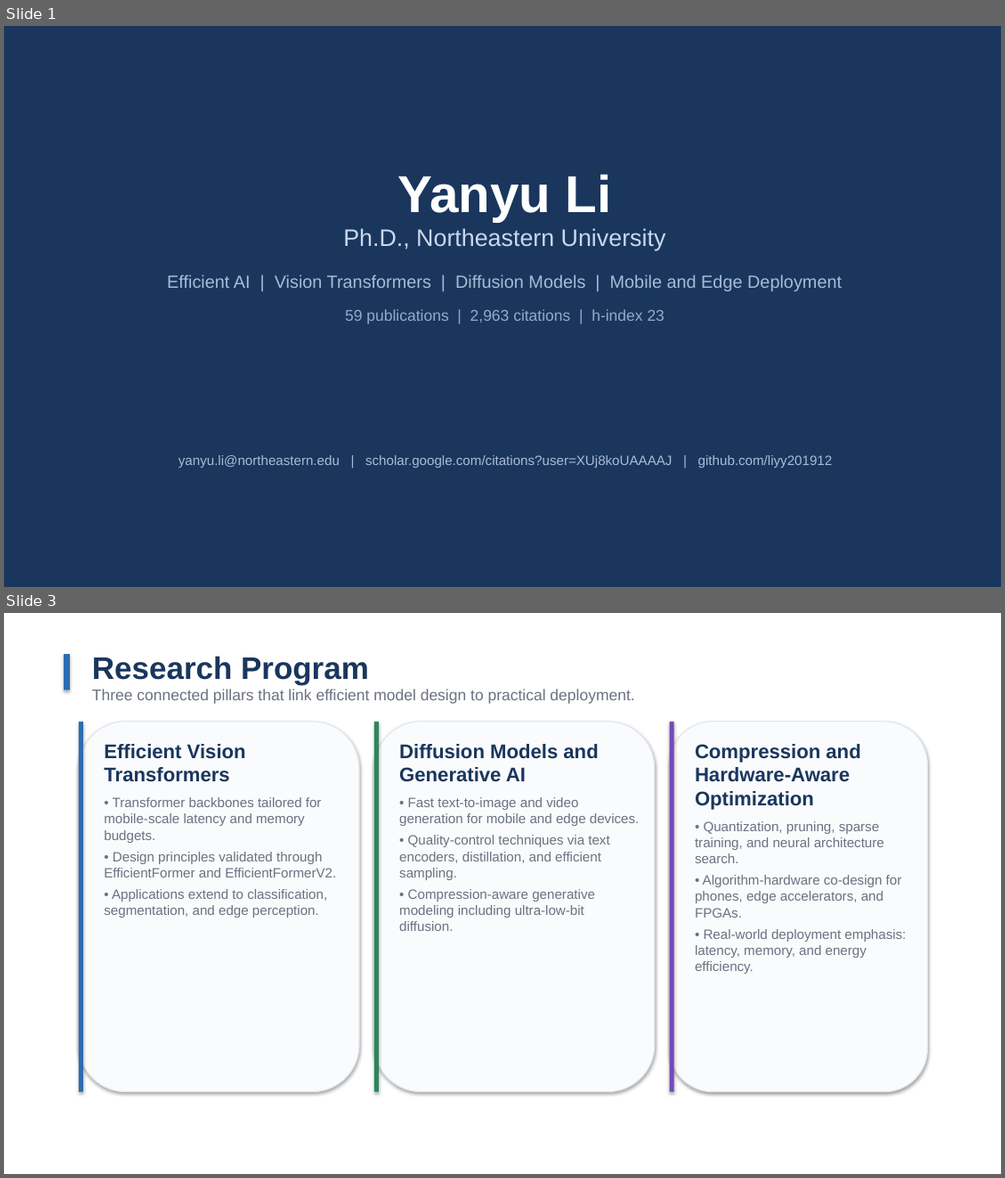
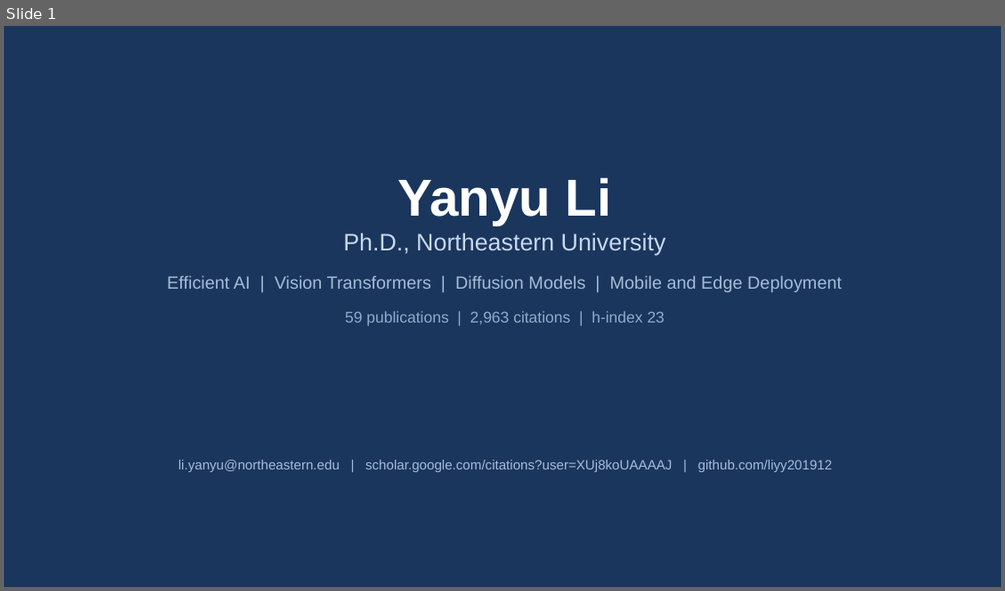
Before and after one commit to liyy201912/yy-webpage, a slide deck: presentation.pptx. Shown one above the other, each under a label of ours: slides 1 and 3 before the commit, slide 1 after it; the slides between them are not shown. The pictures are 1005x1178 and 1005x591 pixels, drawn with LibreOffice and Linux fonts; fonts in the diff are those of the drawing. Boxes give left, top, right and bottom in pixels: in the first picture for what was removed or moved away, otherwise in the second. Text is boxed around its words. In the diff, an @@ line names an element or a change of style, - is before the commit and + after.

```diff
--- a/presentation.pptx
+++ b/presentation.pptx
@@ slide 3 removed at [4,613,1001,1174], background #FFFFFF @@
@@ rectangle removed at [64,654,70,690] @@
@@ text removed at [92,656,634,704] @@
-Research Program
-Three connected pillars that link efficient model design to practical deployment.
@@ rounded rectangle removed at [79,722,359,1092] @@
@@ rectangle removed at [79,722,83,1092] @@
@@ text removed at [104,744,336,917] @@
-Efficient Vision Transformers
-• Transformer backbones tailored for mobile-scale latency and memory budgets.
-• Design principles validated through EfficientFormer and EfficientFormerV2.
-• Applications extend to classification, segmentation, and edge perception.
@@ rounded rectangle removed at [374,722,655,1092] @@
@@ rectangle removed at [374,722,379,1092] @@
@@ text removed at [399,744,639,931] @@
-Diffusion Models and Generative AI
-• Fast text-to-image and video generation for mobile and edge devices.
-• Quality-control techniques via text encoders, distillation, and efficient sampling.
-• Compression-aware generative modeling including ultra-low-bit diffusion.
@@ rounded rectangle removed at [670,722,928,1092] @@
@@ rectangle removed at [670,722,674,1092] @@
@@ text removed at [695,744,906,973] @@
-Compression and Hardware-Aware Optimization
-• Quantization, pruning, sparse training, and neural architecture search.
-• Algorithm-hardware co-design for phones, edge accelerators, and FPGAs.
-• Real-world deployment emphasis: latency, memory, and energy efficiency.
@@ slide 1 changed as well @@
@@ text at [343,232,666,255]: less space between paragraphs @@
@@ text at [178,459,833,472]: text changed @@
-yanyu.li@northeastern.edu | scholar.google.com/citations?user=XUj8koUAAAAJ | github.com/liyy201912
+li.yanyu@northeastern.edu | scholar.google.com/citations?user=XUj8koUAAAAJ | github.com/liyy201912
```
Also in this commit, not shown: 3 other slides changed, 3 slides added, 4 other slides removed, 3 other files.
